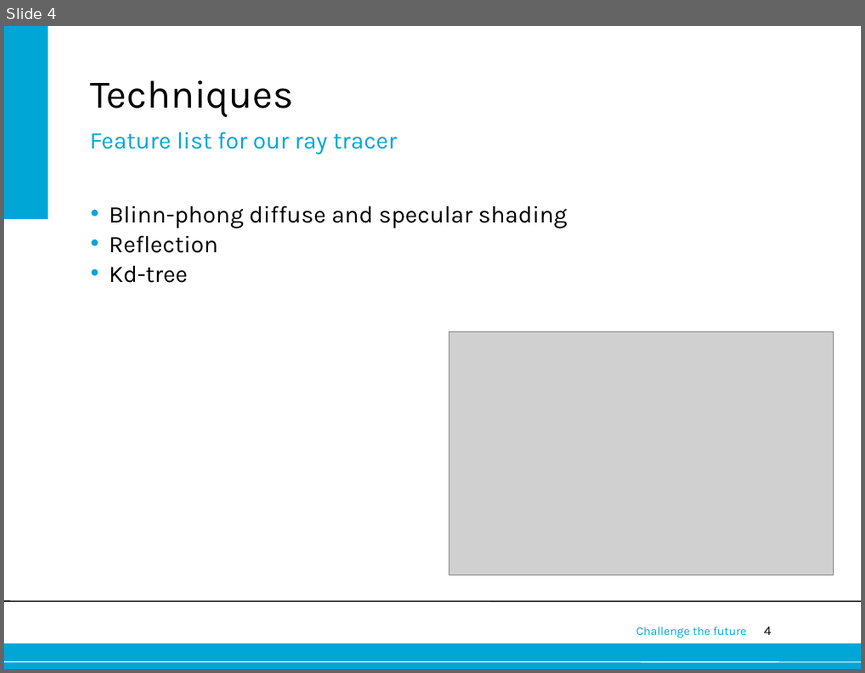
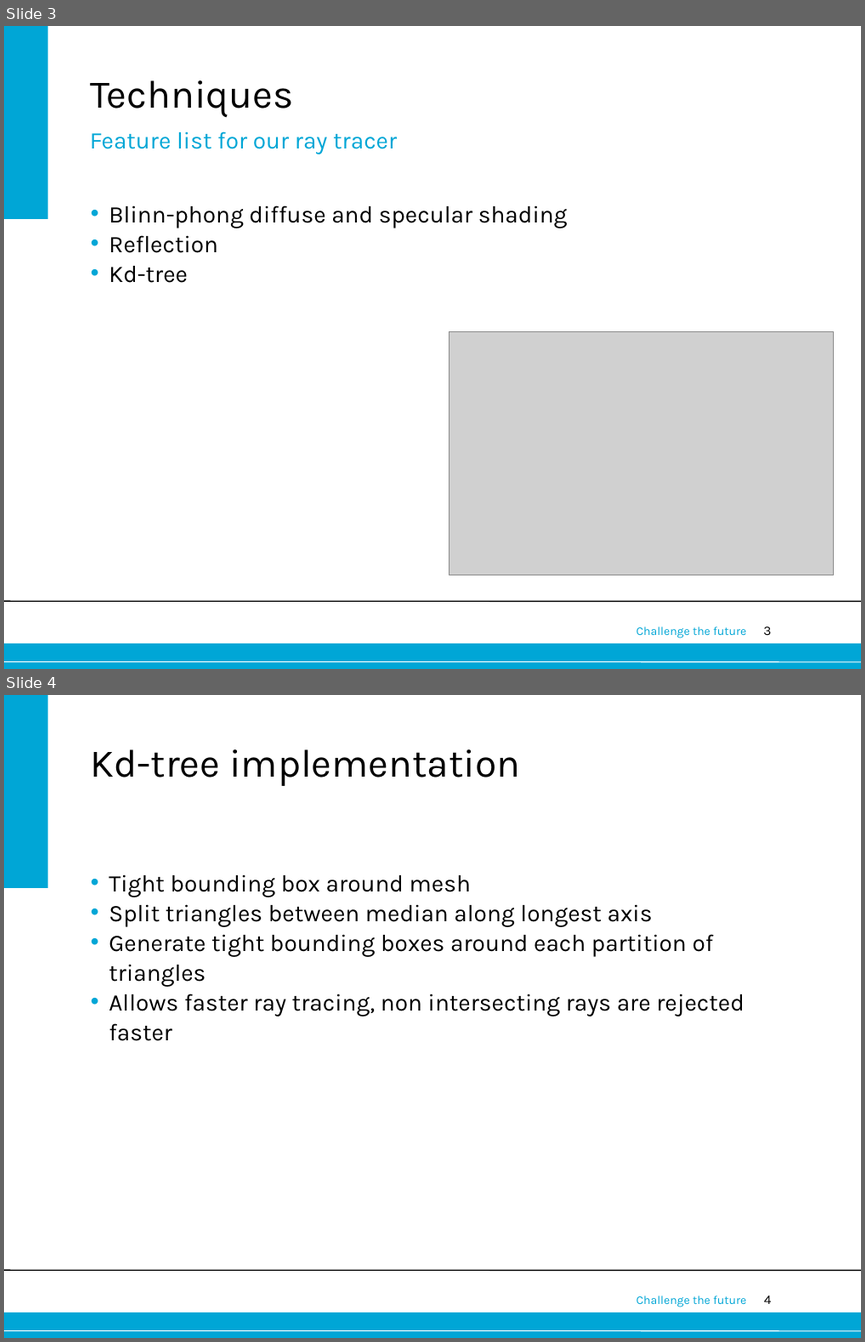
Before and after one commit to Boudewijn26/Computer-Graphics-group-17, a slide deck: docs/Presentation.ppt. Shown one above the other, each under a label of ours: slide 4 before the commit, slides 3 and 4 after it. The pictures are 865x673 and 865x1342 pixels, drawn with LibreOffice and Linux fonts; fonts in the diff are those of the drawing; grey boxes stand for pictures; background and template pictures are left out. Boxes give left, top, right and bottom in pixels: in the first picture for what was removed or moved away, otherwise in the second. Text is boxed around its words. In the diff, an @@ line names an element or a change of style, - is before the commit and + after.

```diff
--- a/docs/Presentation.ppt
+++ b/docs/Presentation.ppt
@@ slide 4 added at bbox=[4, 695, 861, 1338], background #FFFFFF; not listed: 6 template elements that a slide beside it also shows @@
@@ text added at bbox=[90, 749, 520, 786], 33 pt, text #000000 @@
+Kd-tree implementation
@@ text added at bbox=[109, 874, 744, 1016], 20 pt, text #000000 @@
+• Tight bounding box around mesh
+• Split triangles between median along longest axis
+• Generate tight bounding boxes around each partition of triangles
+• Allows faster ray tracing, non intersecting rays are rejected faster
@@ what was slide 4 is now slide 3 @@
@@ page number at bbox=[763, 626, 771, 635]: text changed @@
-4
+3
```
Also in this commit, not shown: 3 slides changed, 3 slides removed.
